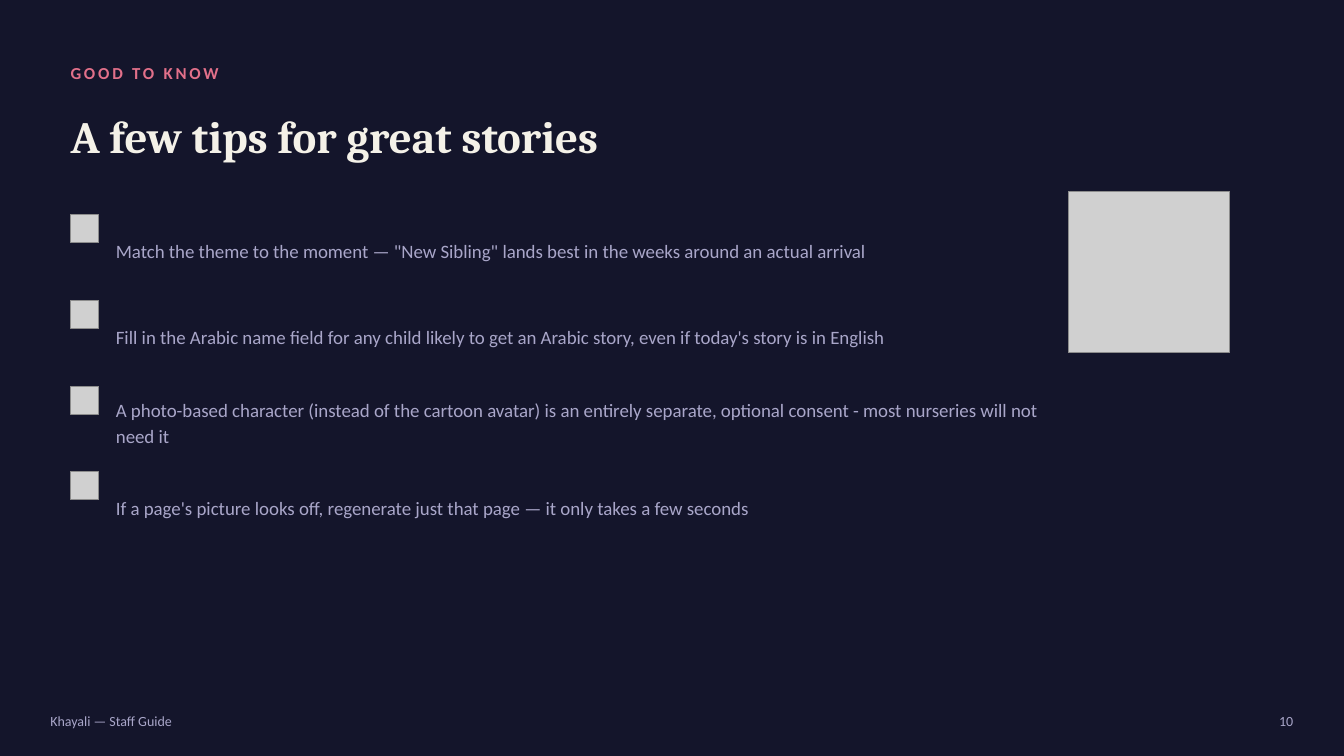
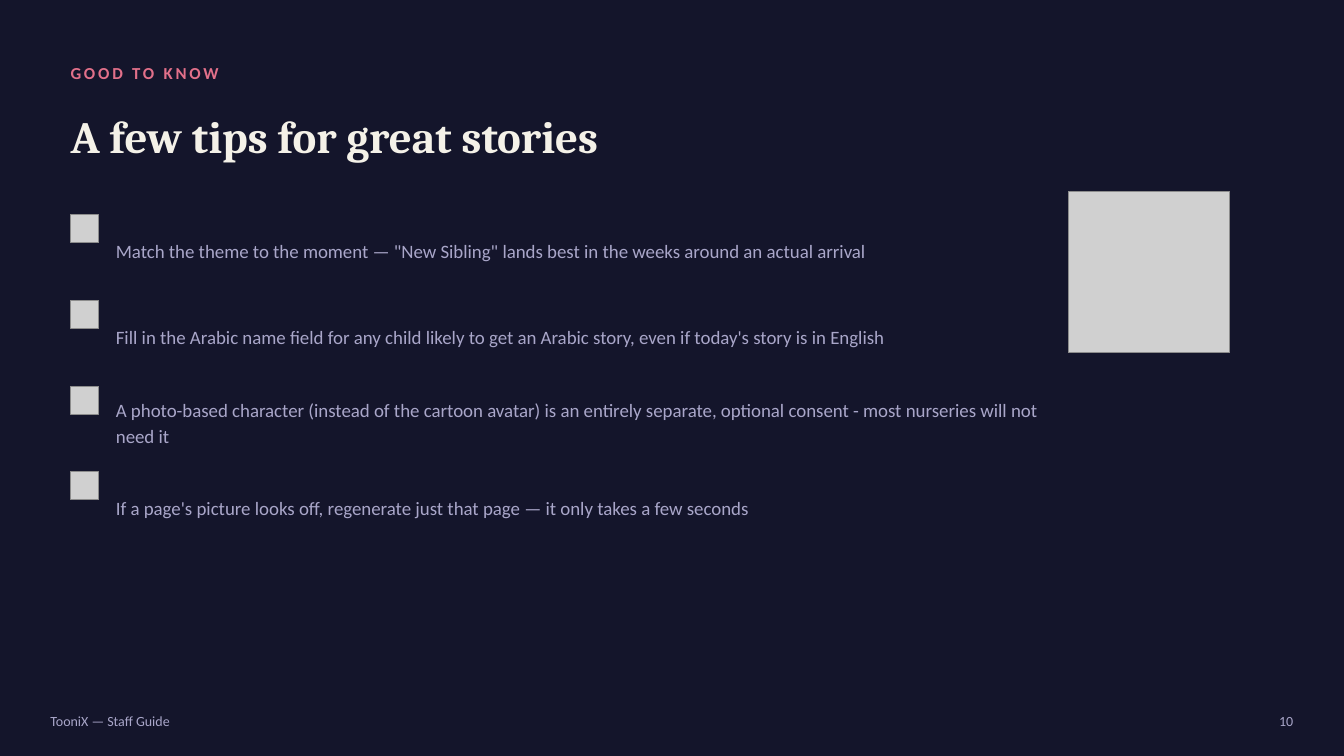
Before and after one commit to PATRIX-Technology/PATRIX-Technology, a slide deck: slide 10 of docs/en/training/staff-guide.pptx. Drawn at 1344x756 pixels with LibreOffice and Linux fonts; fonts in the diff are those of the drawing; grey boxes stand for pictures. Boxes give left, top, right and bottom in pixels: in the first picture for what was removed or moved away, otherwise in the second. Text is boxed around its words. In the diff, an @@ line names an element or a change of style, - is before the commit and + after.

```diff
--- a/docs/en/training/staff-guide.pptx
+++ b/docs/en/training/staff-guide.pptx
@@ text at [50, 716, 170, 726]: text changed @@
-Khayali — Staff Guide
+TooniX — Staff Guide
```
Also in this commit, not shown: 10 other slides changed, 35 other files.
